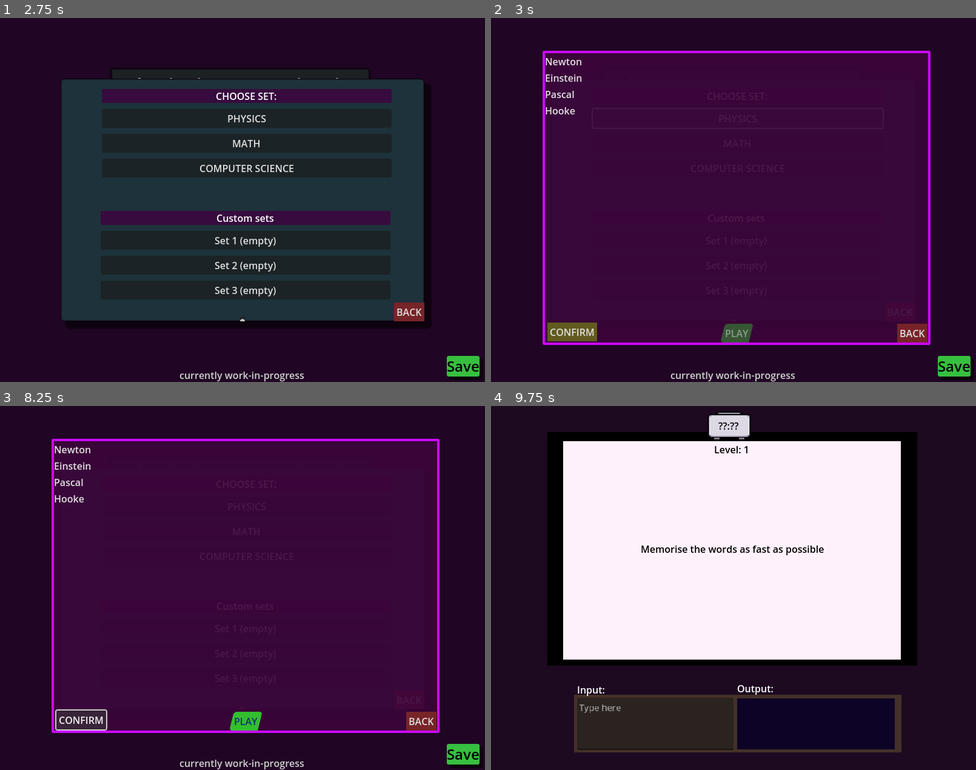
Above: before the commit, frames 1-4 (two rows, left to right).
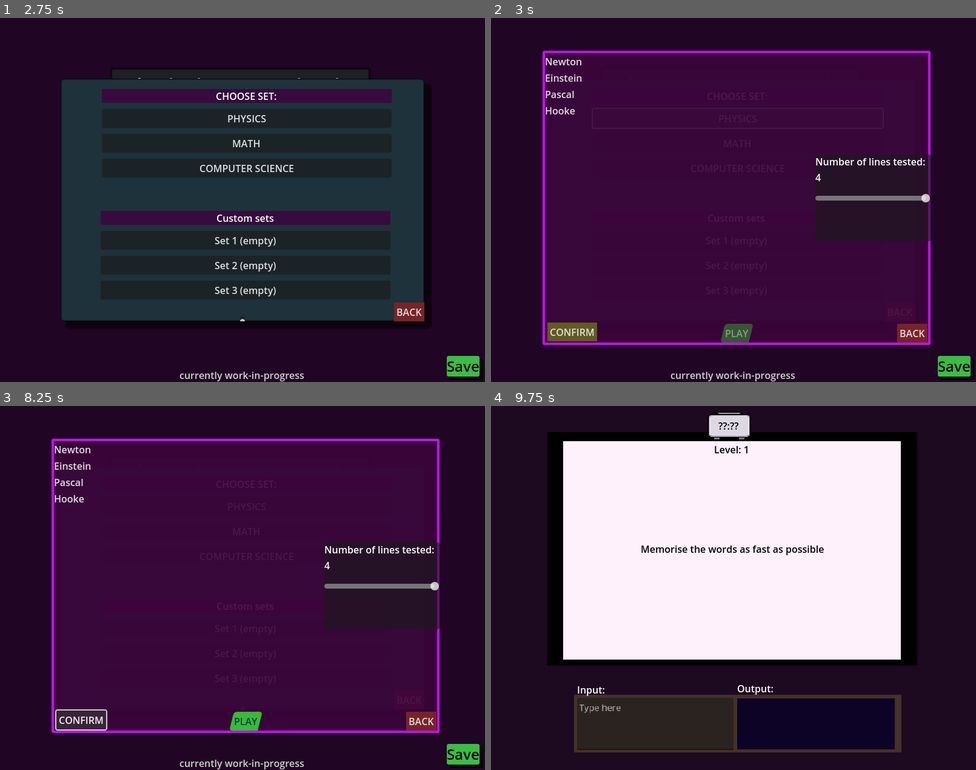
Above: after the commit, the same moments.

Repository: aZaamBie/SchwierigMemorization
Game: Godot game, scene res://Scenes/main_menu.tscn
Two runs of this game, one before a commit and one after it. Both use one fixed random seed, a clock stepped at 60 frames per second and the inputs below.
Inputs (mouse positions are in pixels of both pictures, inside the frame that each line leads up to):
- Up to frame 1 (2.75 s): click "Save" at 0.5 s; click "PLAY" at 1.25 s; click (242, 320) at 2.02 s; type "Alex" at 2.1 s
- Up to frame 2 (3 s): click "PHYSICS" at 2.75 s
- Up to frame 3 (8.25 s): click "MATH" at 3.5 s; click "COMPUTER SCIENCE" at 4.25 s; click "Set 1 (empty)" at 5 s; click "Set 2 (empty)" at 5.75 s; click "Set 3 (empty)" at 6.5 s; click "PLAY" at 7.25 s; click "CONFIRM" at 8 s
- Up to frame 4 (9.75 s): click "CONFIRM" at 8.75 s; click "PLAY" at 9.5 s

Frame 1 is identical in both runs. In frame 2, 0.7% of the frame differs, in the area x 66-91%, y 37-62%; in frame 3, 0.7%; in frame 4, nothing differs.

Commit message:
Open save folde, shuffle list, more customization
I finally managed to get Godot to open the user data directory. I added a button in the settings menu that opens the savefile folder. Now the save file can be located with one click, and then copied and backed-up (by the user of course)

I also set it up, so that the current list that's being tested gets shuffled every new level.

The client also asked for feature where the user can set a limit on how many elements should be tested.
[ E.g. There's 20 elements, but user wants to be tested on only 5 ]
Now there's a slider in the list/set editor, where you can choose how many of the words will be featured. There's a minimum of 2 elements, and the max is how long the original list is.

Diff:
--- a/Scenes/main_menu.tscn
+++ b/Scenes/main_menu.tscn
@@ -128,6 +128,33 @@
 expand_margin_top = 5.0
 expand_margin_bottom = 2.0
 
+[sub_resource type="StyleBoxFlat" id="StyleBoxFlat_5mi6t"]
+bg_color = Color(0.513726, 0.133333, 0.0941176, 0.729412)
+skew = Vector2(0.2, 0)
+border_width_left = 2
+border_width_top = 2
+border_width_right = 2
+border_width_bottom = 2
+border_color = Color(1, 0.258824, 0.184314, 1)
+
+[sub_resource type="StyleBoxFlat" id="StyleBoxFlat_gx1vk"]
+bg_color = Color(0.796078, 0.207843, 0.145098, 0.729412)
+skew = Vector2(0.2, 0)
+border_width_left = 2
+border_width_top = 2
+border_width_right = 2
+border_width_bottom = 2
+border_color = Color(1, 0.258824, 0.184314, 1)
+
+[sub_resource type="StyleBoxFlat" id="StyleBoxFlat_q1shd"]
+bg_color = Color(0.333333, 0.0862745, 0.0627451, 0.847059)
+skew = Vector2(0.2, 0)
+border_width_left = 2
+border_width_top = 2
+border_width_right = 2
+border_width_bottom = 2
+border_color = Color(1, 0.258824, 0.184314, 1)
+
 [node name="MainMenu" type="Control"]
 layout_mode = 3
 anchors_preset = 15
@@ -357,6 +384,43 @@
 theme_override_styles/normal = SubResource("StyleBoxFlat_5h44p")
 placeholder_text = "Enter words for set"
 metadata/_edit_use_anchors_ = true
+
+[node name="config_numWords" type="Panel" parent="playSelect/cSet_edit"]
+layout_mode = 1
+anchors_preset = 6
+anchor_left = 1.0
+anchor_top = 0.5
+anchor_right = 1.0
+anchor_bottom = 0.5
+offset_left = -190.002
+offset_top = -71.5
+offset_right = -0.00195313
+offset_bottom = 71.5
+grow_horizontal = 0
+grow_vertical = 2
+
+[node name="ttl_numWords" type="Label" parent="playSelect/cSet_edit/config_numWords"]
+layout_mode = 1
+anchors_preset = 10
+anchor_right = 1.0
+offset_bottom = 23.0
+grow_horizontal = 2
+text = "Number of lines tested:
+max"
+autowrap_mode = 1
+
+[node name="hslid_numWords" type="HSlider" parent="playSelect/cSet_edit/config_numWords"]
+layout_mode = 1
+anchors_preset = 14
+anchor_top = 0.5
+anchor_right = 1.0
+anchor_bottom = 0.5
+offset_top = -8.0
+offset_bottom = 8.0
+grow_horizontal = 2
+grow_vertical = 2
+min_value = 2.0
+value = 100.0
 
 [node name="back_cSet" type="Button" parent="playSelect/cSet_edit"]
 layout_mode = 1
@@ -552,6 +616,21 @@
 theme_override_styles/normal = SubResource("StyleBoxFlat_fymmf")
 text = "BACK
 "
+
+[node name="btn_openDataFolder" type="Button" parent="optionSelect"]
+layout_mode = 1
+anchors_preset = 2
+anchor_top = 1.0
+anchor_bottom = 1.0
+offset_left = 4.0
+offset_top = -34.0
+offset_right = 145.0
+offset_bottom = -3.0
+grow_vertical = 0
+theme_override_styles/normal = SubResource("StyleBoxFlat_5mi6t")
+theme_override_styles/hover = SubResource("StyleBoxFlat_gx1vk")
+theme_override_styles/pressed = SubResource("StyleBoxFlat_q1shd")
+text = "Open Save folder"
 
 [node name="saveBTN" type="Button" parent="."]
 layout_mode = 1
@@ -611,6 +690,7 @@
 [connection signal="pressed" from="playSelect/vboxCustom/btn_set2" to="." method="_on_btn_set_2_pressed"]
 [connection signal="pressed" from="playSelect/vboxCustom/btn_set3" to="." method="_on_btn_set_3_pressed"]
 [connection signal="pressed" from="playSelect/back" to="." method="_on_back_pressed"]
+[connection signal="drag_ended" from="playSelect/cSet_edit/config_numWords/hslid_numWords" to="." method="_on_hslid_num_words_drag_ended"]
 [connection signal="pressed" from="playSelect/cSet_edit/back_cSet" to="." method="_on_back_c_set_pressed"]
 [connection signal="pressed" from="playSelect/cSet_edit/confirm_cSet" to="." method="_on_confirm_c_set_pressed"]
 [connection signal="pressed" from="playSelect/cSet_edit/play_cSet" to="." method="_on_play_c_set_pressed"]
@@ -618,5 +698,6 @@
 [connection signal="drag_ended" from="optionSelect/vboxCont/hslid_difficulty" to="." method="_on_hslid_difficulty_drag_ended"]
 [connection signal="drag_started" from="optionSelect/vboxCont/hslid_difficulty" to="." method="_on_hslid_difficulty_drag_started"]
 [connection signal="pressed" from="optionSelect/back" to="." method="_on_back_pressed"]
+[connection signal="pressed" from="optionSelect/btn_openDataFolder" to="." method="_on_btn_open_data_folder_pressed"]
 [connection signal="pressed" from="saveBTN" to="." method="_on_save_btn_pressed"]
 [connection signal="pressed" from="clearBTN" to="." method="_on_clear_btn_pressed"]
--- a/Scripts/Globals.gd
+++ b/Scripts/Globals.gd
@@ -6,6 +6,8 @@
 var perfectScore : int
 
 var currentSet_play : Array = []
+
+var numWordsToTest : int = 2
 
 var cSet1 : Array
 var cSet2 : Array
@@ -16,10 +18,8 @@
 
 ### FUNCTIONS ###
 func _ready():
-	pass # Replace with function body.
-	#if perfectScore == TYPE_NIL:
-		#perfectScore = 0
-	load_score()
+	pass
+	load_score() # automatically load data when game starts
 
 
 func _process(delta):
@@ -52,12 +52,6 @@
 	file.store_var(difficulty_)
 	file.store_var(perfectScore)
 
-	#var docs = OS.get_environment("HOME")# + "/Documents"
-	#if docs == "":
-		#pass
-		##docs = OS.get_environment("Documents")
-		#docs = OS.get_environment("USERPROFILE")
-		#print(docs)
 
 func load_score():
 	# to opem save file go to:
@@ -77,9 +71,10 @@
 		difficulty_ = file.get_var()
 		perfectScore = file.get_var()
 
-		print(cSet1, "= cSet1 after loading")
-		print(cSet2, "= cSet2 after loading")
-		print(cSet3, "= cSet3 after loading")
+		# trace prints
+		#print(cSet1, "= cSet1 after loading")
+		#print(cSet2, "= cSet2 after loading")
+		#print(cSet3, "= cSet3 after loading")
 	else:
 		print("file not found")
 		cSet1 = []
@@ -93,3 +88,10 @@
 		difficulty_ = 1.5
 		perfectScore = 0
 		#highscore = 0
+
+func openDataFolder():
+	pass
+	var dataPath = OS.get_data_dir()
+	dataPath += str("/Godot/app_userdata/Schwierig Memorization") #
+
+	OS.shell_open(dataPath)
--- a/Scripts/main_menu.gd
+++ b/Scripts/main_menu.gd
@@ -2,10 +2,10 @@
 ### VARIABLES ###
 var currentSet : int = 1
 var currentSetContents
+#var numWordsToTest : int = 2
 
 ### FUNCTIONS ###
 func _ready():
-	pass # Replace with function body.
 	$playSelect.hide()
 	$optionSelect.hide()
 
@@ -32,6 +32,9 @@
 	$optionSelect.hide()
 	$sfx_select.play()
 
+func _on_btn_open_data_folder_pressed():
+	Globals.openDataFolder()
+
 func _on_btn_exit_pressed():
 	get_tree().quit()
 
@@ -42,19 +45,16 @@
 	else:
 		len_ = len(Globals.cSet1)
 		$playSelect/vboxCustom/btn_set1.text = "Set 1 (" + str(len_) + " elements)"
-		#print("Custom set 1 not empty anymore")
 
 	if Globals.cSet2 == []: $playSelect/vboxCustom/btn_set2.text = "Set 2 (empty)"
 	else:
 		len_ = len(Globals.cSet2)
 		$playSelect/vboxCustom/btn_set2.text = "Set 2 (" + str(len_) + " elements)"
-		#print("Custom set 2 not empty anymore")
 
 	if Globals.cSet3 == []:$playSelect/vboxCustom/btn_set3.text = "Set 3 (empty)"
 	else:
 		len_ = len(Globals.cSet3)
 		$playSelect/vboxCustom/btn_set3.text = "Set 3 (" + str(len_) + " elements)"
-		#print("Custom set 3 not empty anymore")
 
 ## BUTTON PRESSES
 func _on_btn_set_phy_pressed():
@@ -95,13 +95,21 @@
 	var cset = $playSelect/cSet_edit
 	cset.show()
 
+	var lines_ : int
+
 	if setIND!= null:
-		#$playSelect/cSet_edit.text = str( contents )
 		for i in contents:
+			lines_ += 1
 			if i=="": pass # dont count if character is blank
 			else: $playSelect/cSet_edit.text += str(i) + "\n" # otherwise, add characters to text box
 
 		$playSelect/cSet_edit.placeholder_text = "Enter words for: set " + str(setIND)
+
+	# configure the number of elements to be tested
+	$playSelect/cSet_edit/config_numWords/ttl_numWords.text = "Number of lines tested: " + str(lines_)
+	$playSelect/cSet_edit/config_numWords/hslid_numWords.max_value = lines_
+	$playSelect/cSet_edit/config_numWords/hslid_numWords.value = lines_
+
 
 func closeCset():
 	var cset = $playSelect/cSet_edit
@@ -111,6 +119,9 @@
 	$playSelect/cSet_edit.text = ""
 	checkCustoms()
 
+func _on_hslid_num_words_drag_ended(value_changed):
+	pass # Replace with function body.
+	$playSelect/cSet_edit/config_numWords/ttl_numWords.text = "Number of lines tested: " + str($playSelect/cSet_edit/config_numWords/hslid_numWords.value)
 
 
 func _on_confirm_c_set_pressed():
@@ -164,7 +175,9 @@
 
 
 func _on_play_c_set_pressed():
-	pass # Replace with function body.
+	# configure the number of words to be tested
+	Globals.numWordsToTest = $playSelect/cSet_edit/config_numWords/hslid_numWords.value
+
 	Globals.currentSet_play = currentSetContents
 	get_tree().change_scene_to_file("res://Scenes/word_tester.tscn")
 
--- a/Scripts/manager/pauseMenu.gd
+++ b/Scripts/manager/pauseMenu.gd
@@ -1,11 +1,9 @@
 extends Panel
 
 
-# Called when the node enters the scene tree for the first time.
 func _ready():
 	pass # Replace with function body.
 	hide()
-
 
 # Called every frame. 'delta' is the elapsed time since the previous frame.
 func _process(delta):
@@ -27,7 +25,6 @@
 
 
 func _on_btn_menu_pressed():
-	pass # Replace with function body.
 	get_tree().paused = false
 	get_tree().change_scene_to_file("res://Scenes/main_menu.tscn")
 
--- a/Scripts/manager/word_tester.gd
+++ b/Scripts/manager/word_tester.gd
@@ -13,22 +13,26 @@
 
 var timerDur : float = 1.0 # default countdown timer
 
+var originalList
 var currentList
 var currentLvl = 1
 var IND_list = 0 # index for the current
 
-var cntCorrect = 0
-var cntIncorrect = 0
-
-var comboCount = 0
-var highestCombo = 0
+var cntCorrect = 0 # counter for correct
+var cntIncorrect = 0 # counter for incorrect
+
+#var comboCount = 0
+#var highestCombo = 0
 
 var intro_ : bool = false
 var canType : bool = false
 var lvlFinished : bool = false
 
+### --------- ###
 ### FUNCTIONS ###
 func _ready():
+	randomize()
+
 	loadSpeed = Globals.difficulty_ # connect the local to the Global difficulty variable
 
 	if Globals.currentSet_play == []: # if all data empty, then choose a test word list
@@ -37,15 +41,17 @@
 		currentList = Globals.currentSet_play # otherwise, use the set that player chose
 		currentList = configList(currentList)
 
+		originalList = Globals.currentSet_play # FOR THE OG
+		originalList = configList(originalList)
+
 	mainStart()
 
 
-func configList(list_):
+func configList(list_:Array): # sets up the list; makes sure no empty characters are added to new list
 	var newList_ = []
 	for i in list_:
 		if i == "": pass
 		else: newList_.append(i)
-
 	return newList_
 
 func timer(delta_): # countdown timer
@@ -66,25 +72,25 @@
 		set_process(false)
 
 func _input(event):
-	#if event is InputEventKey and ( event.key_label == KEY_SPACE or event.key_label == KEY_ENTER ): # for spaces
-		#get_viewport().set_input_as_handled()
 	if Input.is_key_pressed(KEY_ENTER) and canType:
-		#checkFinish()
 
 		if $input/box/text.has_focus(): # Disables the "enter" for the text edit.
 			#BUG causes problems when submitting the current input. It would clear text BUT go to next line.
 			# NEW BUG: Invalid get index 'key_label' (on base: 'InputEventMouseMotion').
-			if event.key_label == KEY_ENTER and event != InputEventMouseMotion: #if event.key_label == KEY_SPACE or event.key_label == KEY_ENTER:
+
+			#if event.key_label == KEY_ENTER and event != InputEventMouseMotion: #if event.key_label == KEY_SPACE or event.key_label == KEY_ENTER:
+				#get_viewport().set_input_as_handled()
+			#else: pass
+
+			if event != InputEventMouseMotion: #if event.key_label == KEY_SPACE or event.key_label == KEY_ENTER:
 				get_viewport().set_input_as_handled()
-			#if event is InputEventKey and ( event.key_label == KEY_SPACE or event.key_label == KEY_ENTER ):
-				#get_viewport().set_input_as_handled()
+			else: pass
 
 		var txt_ = $input/box/text.text
 
 		addText(txt_)
 
 		if checkText(txt_,currentList,IND_list):
-			pass
 			$input/box/existWords/Panel/currentTXT.text += txt_ + "; "
 			displayRes(true)
 		else:
@@ -98,6 +104,21 @@
 
 
 func mainStart():
+	# randomize the list to be shown
+	randomize()
+	currentList.shuffle() # randomize the order of the current list
+	originalList.shuffle() # randomize the original UNSLICED list
+
+	#print(Globals.numWordsToTest, " is GLOBAL VAR length")
+	#print(len(currentList), " is length from main start")
+
+	if Globals.numWordsToTest > len(currentList): # check whether: global num of words surpasses current list len
+		Globals.numWordsToTest = len(currentList) # assign global to the current len
+		#print(Globals.numWordsToTest, " is GLOBAL VAR length")
+
+	# slice out the desired number of elements to be tested. Start from first word
+	currentList = originalList.slice(0,Globals.numWordsToTest) # slice from original, unchanged list
+
 	# initialize buttons, text box cleared, loadSpeed
 	set_process(true)
 	lvlFinished = false
@@ -127,7 +148,7 @@
 
 	loadSpeed = Globals.difficulty_
 
-	# show text
+	#- show text
 	txtHold.text = "Memorise the words as fast as possible"
 	await get_tree().create_timer(1.5).timeout
 	txtHold.text = "Then type those words in the order that they were presented"
@@ -137,11 +158,16 @@
 	txtHold.text = "Go!"
 	await get_tree().create_timer(0.5).timeout
 
+	#randomize()
+	#currentList.shuffle() # randomize the order of the current list
+
 	showText(currentList)
 
 	await get_tree().create_timer(0.5).timeout
 
 	intro_ = false
+
+
 
 func showText(list_:Array):
 	for i in list_:
Not shown: 1 places in Scenes/main_menu.tscn that only renumber resources
